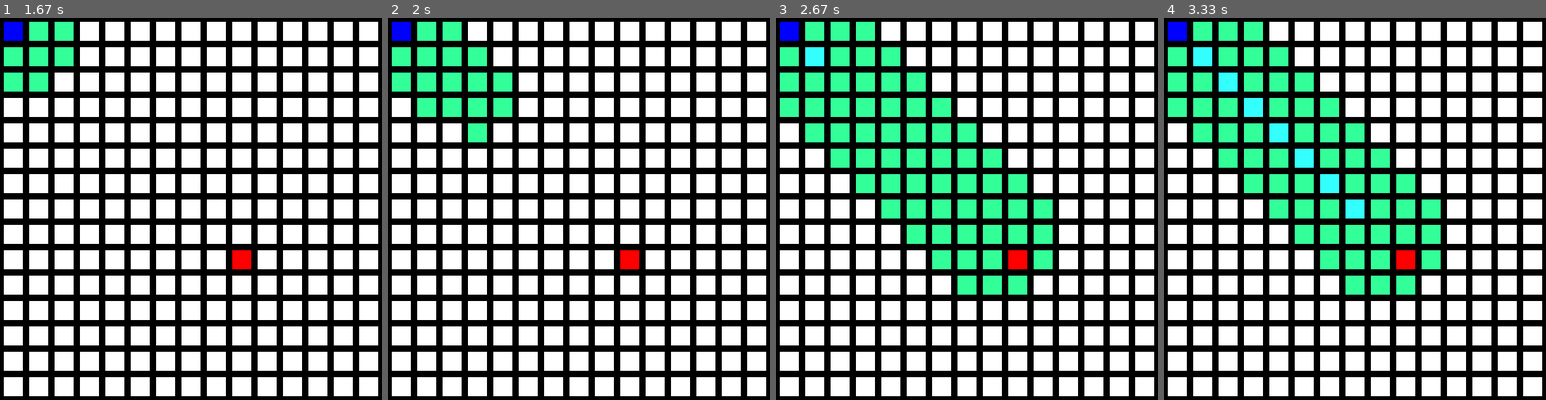
Above: before the commit, frames 1-4 (left to right).
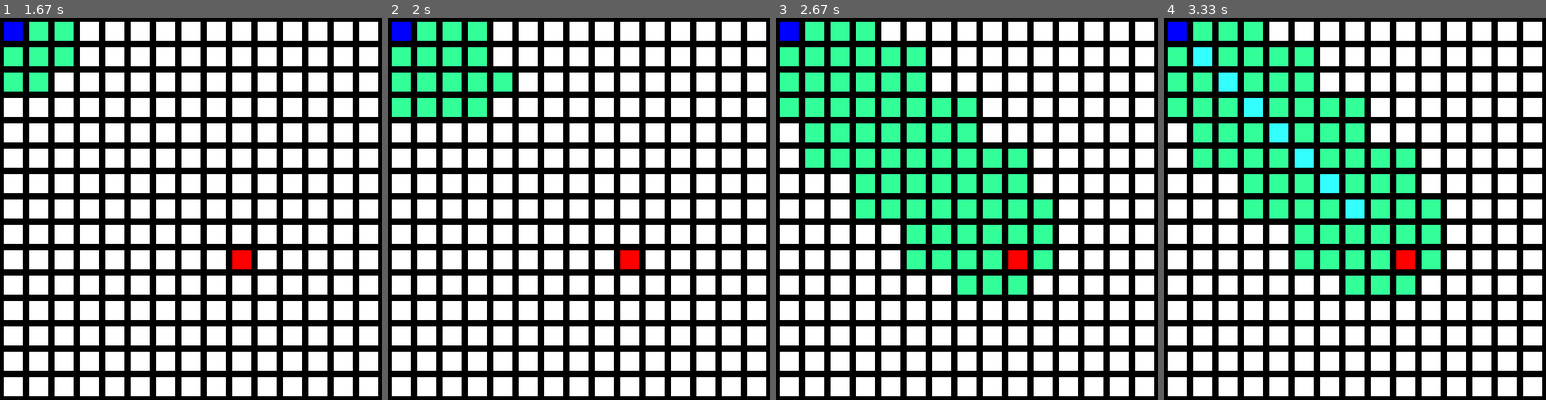
Above: after the commit, the same moments.

Repository: 2chainzbear/pygamepath
Game: pygame game, started from pathfinding.py
Two runs of this game, one before a commit and one after it. Both use one fixed random seed, a clock stepped at 60 frames per second and the inputs below.
Inputs:
- Up to frame 1 (1.67 s): tap C at 0.33 s; tap P at 0.67 s
- Up to frame 2 (2 s): no input
- Up to frame 3 (2.67 s): no input
- Up to frame 4 (3.33 s): no input

Frame 1 is identical in both runs. In frame 2, 1.0% of the frame differs, in the area x 0-33%, y 0-33%; in frame 3, 1.7%, in the area x 7-66%, y 7-66%; in frame 4, 1.5%.

Commit message:
removed unnecessary assignment

Diff:
--- a/pathfinding.py
+++ b/pathfinding.py
@@ -105,7 +105,7 @@
             else:
                 new_node = Node(current_node, node_position)
                 new_node.g = current_node.g + math.sqrt(2)
-                new_node.h = math.sqrt(1+distance)
+                new_node.h = math.sqrt(((abs(new_node.position[0]-end_node.position[0]))+1)**2+abs(new_node.position[1]-end_node.position[1])**2)
             if node_position not in checkedlist:
                 checkedlist.append(node_position)
             for closed_child in closedlist:
@@ -190,7 +190,7 @@
 
 
 
-
+print("Initializing Game Board")
 for row in range(gridsize):
     grid.append([])
     for column in range(gridsize):
@@ -200,8 +200,8 @@
 screen = pygame.display.set_mode(window_size)
 done = False
 clock = pygame.time.Clock()
+print("Starting Game")
 while not done:
-    grid[end[0]][end[1]] = 2
     for event in pygame.event.get():
         if event.type == pygame.QUIT:
             done = True
@@ -234,7 +234,7 @@
                 for x in range(len(grid)):
                     for y in range(len(grid)):
                         colorid = grid[x][y]
-                        if(colorid == 3 or colorid == 4):
+                        if(colorid == 3 or colorid == 4 or colorid == 1):
                             grid[x][y] = 0
             if event.key == pygame.K_x:
                 pos = pygame.mouse.get_pos()
